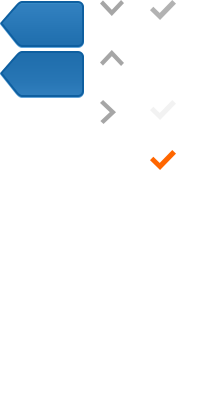
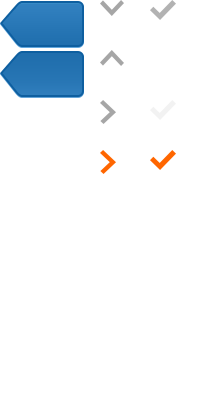
Layers edited between the first and the second 200x400 image:
added layer "矩形 7 副本 8" above "矩形 6 副本 3" over bbox(100, 150, 116, 174)
